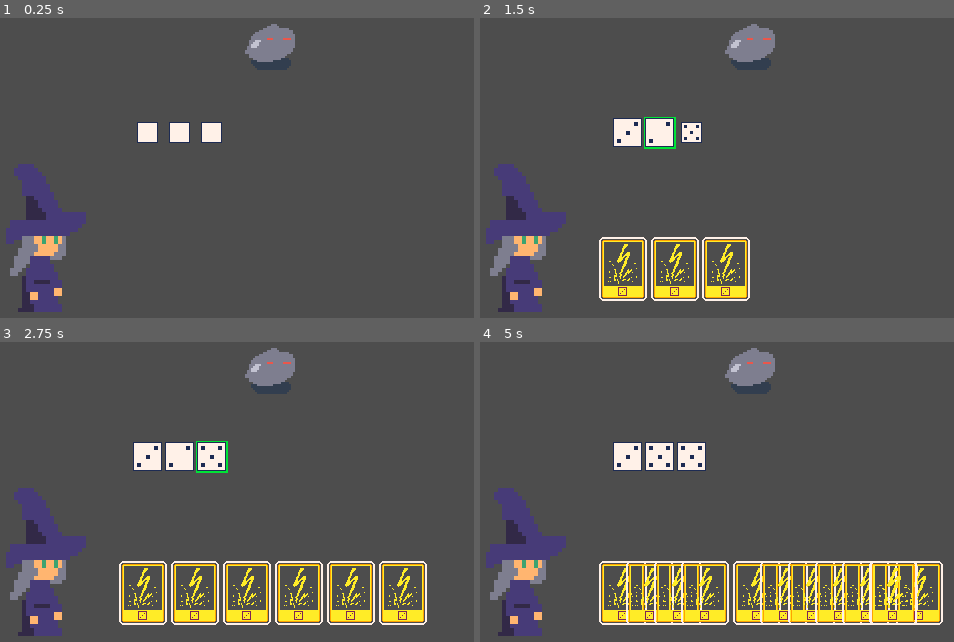
Above: before the commit, frames 1-4 (two rows, left to right).
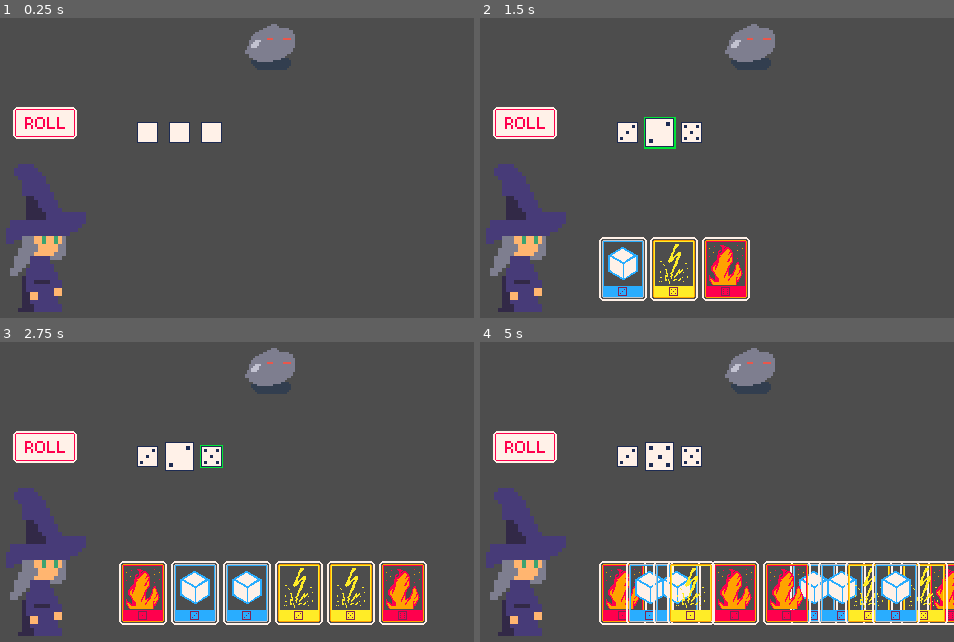
Above: after the commit, the same moments.

Repository: cat-in-the-dark/ludum_59_omsk
Game: Godot game, scene res://scenes/game.tscn
Two runs of this game, one before a commit and one after it. Both use one fixed random seed, a clock stepped at 60 frames per second and the inputs below.
Inputs (mouse positions are in pixels of both pictures, inside the frame that each line leads up to):
- Up to frame 1 (0.25 s): no input
- Up to frame 2 (1.5 s): tap Enter (ui_accept) at 0.5, 0.77, 1.07 s; move the mouse to (626, 132) at 0.52 s; press the mouse at (626, 132) at 0.53 s; tap R (roll) at 0.8, 1.35 s; move the mouse to (660, 132) at 1.27 s; release the mouse at (660, 132) at 1.28 s; click (660, 132) at 1.42 s
- Up to frame 3 (2.75 s): tap Enter (ui_accept) at 1.52, 1.55, 1.82, 2.1 s; move the mouse to (213, 456) at 2.02 s; press the mouse at (213, 456) at 2.03 s
- Up to frame 4 (5 s): move the mouse to (622, 594) at 2.77 s; release the mouse at (622, 594) at 2.78 s; click (622, 594) at 2.85 s; tap Enter (ui_accept) at 3.02, 3.32, 3.77, 3.8, 4.07, 4.52, 4.82 s; tap R (roll) at 3.05, 3.6 s; move the mouse to (674, 594) at 3.52 s; click (674, 594) at 3.67 s; move the mouse to (707, 594) at 4.27 s; click (707, 594) at 4.35 s

The runs differ from the first frame. In frame 1, 1.4% of the frame differs, in the area x 2-17%, y 29-41%; in frame 2, 4.4%; in frame 3, 6.3%; in frame 4, 12%, in the area x 2-100%, y 29-95%.

Commit message:
add selection dices limits

Diff:
--- /dev/null
+++ b/resources/buttons/apply_btn.tres
@@ -0,0 +1,7 @@
+[gd_resource type="AtlasTexture" format=3 uid="uid://c6ursvny3ltsk"]
+
+[ext_resource type="Texture2D" uid="uid://nug8trv8x7b" path="res://resources/buttons/buttons.png" id="1_wpn43"]
+
+[resource]
+atlas = ExtResource("1_wpn43")
+region = Rect2(0, 0, 64, 32)
--- /dev/null
+++ b/resources/buttons/roll_btn.tres
@@ -0,0 +1,7 @@
+[gd_resource type="AtlasTexture" format=3 uid="uid://cgab16yhoftcw"]
+
+[ext_resource type="Texture2D" uid="uid://nug8trv8x7b" path="res://resources/buttons/buttons.png" id="1_dfi4f"]
+
+[resource]
+atlas = ExtResource("1_dfi4f")
+region = Rect2(64, 0, 64, 32)
--- /dev/null
+++ b/scenes/action_button.tscn
@@ -0,0 +1,23 @@
+[gd_scene format=3 uid="uid://cqvlotuu2d57b"]
+
+[ext_resource type="Texture2D" uid="uid://cgab16yhoftcw" path="res://resources/buttons/roll_btn.tres" id="1_ffiw1"]
+[ext_resource type="Script" uid="uid://d4btpjgvkb77p" path="res://scenes/button.gd" id="2_wn2sm"]
+[ext_resource type="Texture2D" uid="uid://c6ursvny3ltsk" path="res://resources/buttons/apply_btn.tres" id="3_smqkt"]
+
+[sub_resource type="RectangleShape2D" id="RectangleShape2D_vtaks"]
+size = Vector2(64, 32)
+
+[node name="ActionButton" type="Sprite2D" unique_id=877385344]
+texture = ExtResource("1_ffiw1")
+centered = false
+script = ExtResource("2_wn2sm")
+apply_btn = ExtResource("3_smqkt")
+roll_btn = ExtResource("1_ffiw1")
+
+[node name="Area2D" type="Area2D" parent="." unique_id=268501825]
+
+[node name="CollisionShape2D" type="CollisionShape2D" parent="Area2D" unique_id=1222324112]
+position = Vector2(32, 16)
+shape = SubResource("RectangleShape2D_vtaks")
+
+[connection signal="input_event" from="Area2D" to="." method="_on_area_2d_input_event"]
--- /dev/null
+++ b/scenes/button.gd
@@ -0,0 +1,25 @@
+extends Sprite2D
+
+class_name ActionButton
+
+@export var apply_btn: Texture2D
+@export var roll_btn: Texture2D
+
+signal Clicked
+
+enum State { APPLY, ROLL }
+
+var state: State = State.ROLL
+
+func set_apply_btn():
+	state = State.APPLY
+	self.texture = apply_btn
+
+func set_roll_btn():
+	state = State.ROLL
+	self.texture = roll_btn
+
+
+func _on_area_2d_input_event(viewport: Node, event: InputEvent, shape_idx: int) -> void:
+	if event.is_action("click") and event.is_pressed():
+		Clicked.emit(state)
--- a/scenes/dice/dice.gd
+++ b/scenes/dice/dice.gd
@@ -5,6 +5,9 @@
 @onready var vis_number: Sprite2D = $number
 @onready var hover: Sprite2D = $number/hover
 var selected: bool = false
+
+# lazy hack i don't have time to extract it
+var holder: Dices
 
 var vis_numbers = [
 	"res://resources/d6/d6-0.tres",
@@ -26,17 +29,26 @@
 	vis_number.texture = load(vis_numbers[value])
 
 func _on_area_2d_mouse_entered() -> void:
+	if value == 0:
+		return
 	hover.visible = true
 
 func _on_area_2d_mouse_exited() -> void:
 	hover.visible = false
 
 func _on_area_2d_input_event(viewport: Node, event: InputEvent, shape_idx: int) -> void:
-	if event.is_action_pressed("click"):
-		selected = not selected
-		if selected:
-			self.vis_number.scale.x = 1.4
-			self.vis_number.scale.y = 1.4
+	if value == 0:
+		return
+	if event.is_action_pressed("click") and event.is_pressed():
+		if not selected:
+			if holder.can_select():
+				selected = true
+				self.vis_number.scale.x = 1.4
+				self.vis_number.scale.y = 1.4
+			else:
+				# TODO: sfx
+				print("too many selected")
 		else:
+			selected = false
 			self.vis_number.scale.x = 1
 			self.vis_number.scale.y = 1
--- a/scenes/dices.gd
+++ b/scenes/dices.gd
@@ -8,6 +8,7 @@
 func claim(dice: Dice):
 	self.add_child(dice)
 	dices.append(dice)
+	dice.holder = self
 
 func roll():
 	for dice in dices:
@@ -20,3 +21,10 @@
 
 	for i in range(size):
 		dices[i].position.x = i * spacing
+
+func can_select() -> bool:
+	var selected = 0
+	for dice in dices:
+		if dice.selected:
+			selected += 1
+	return selected < G.MAX_SELECTED
--- a/scenes/game.tscn
+++ b/scenes/game.tscn
@@ -7,6 +7,7 @@
 [ext_resource type="Script" uid="uid://bptxerouatwua" path="res://scripts/player_hand.gd" id="4_iywne"]
 [ext_resource type="PackedScene" uid="uid://ef8bql2233fd" path="res://scenes/dice/dice.tscn" id="4_p57ef"]
 [ext_resource type="Script" uid="uid://bsxhxwxbc3h7x" path="res://scenes/dices.gd" id="4_u5sy4"]
+[ext_resource type="PackedScene" uid="uid://cqvlotuu2d57b" path="res://scenes/action_button.tscn" id="8_gee14"]
 
 [node name="Game" type="Node2D" unique_id=246888789]
 script = ExtResource("1_lbhrr")
@@ -26,3 +27,8 @@
 [node name="PlayerHand" type="Node2D" parent="." unique_id=2140193005]
 position = Vector2(125, 224)
 script = ExtResource("4_iywne")
+
+[node name="ActionButton" parent="." unique_id=877385344 instance=ExtResource("8_gee14")]
+position = Vector2(19, 94)
+
+[connection signal="Clicked" from="ActionButton" to="." method="_on_action_button_clicked"]
--- a/scripts/globals.gd
+++ b/scripts/globals.gd
@@ -1,3 +1,4 @@
 extends Node
 
 var MAX_DICES: int = 4
+var MAX_SELECTED: int = 1
--- a/scripts/main.gd
+++ b/scripts/main.gd
@@ -13,8 +13,13 @@
 
 func add_card():
 	var card: Card = card_prefab.instantiate()
-	card.dice = 3
-	card.variant = Card.CardVariant.LIGHTNING
+	# demo
+	card.dice = randi_range(1, 6)
+	card.variant = [
+		Card.CardVariant.LIGHTNING,
+		Card.CardVariant.FIRE,
+		Card.CardVariant.COLD
+	].pick_random()
 	hand.claim(card)
 
 func add_dice():
@@ -30,3 +35,7 @@
 
 	if Input.is_action_just_pressed("roll"):
 		roll()
+
+
+func _on_action_button_clicked(state: ActionButton.State) -> void:
+	print("BUM", state)
Binary file added: resources/boss_helicopter.aseprite
Binary file added: resources/boss_helicopter.png
Not shown, added: resources/boss_helicopter.png.import
Binary file added: resources/buttons/buttons.aseprite
Binary file added: resources/buttons/buttons.png
Not shown, added: resources/buttons/buttons.png.import
Not shown, added: scenes/button.gd.uid
